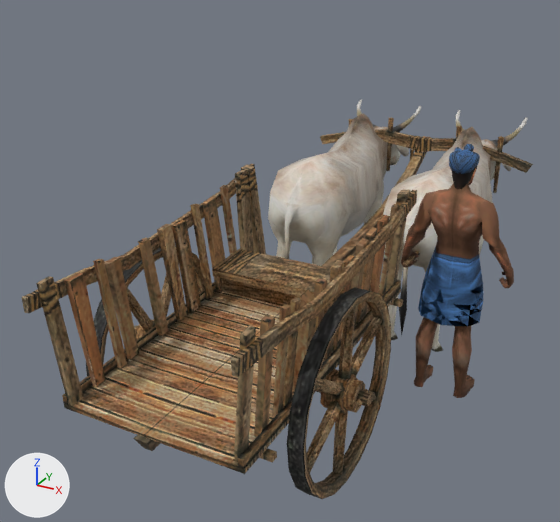
Before and after pictures for a commit that changed the glTF model assets/models/units/maur_trader.glb.
One viewpoint serves both versions: a 50 mm camera at (2.74, -6.03, 3.85) aimed at (-0.29, -0.51, 1.1). The axes (+X, +Y, +Z) are drawn at lower left. The lights are the same throughout. The first picture is the older version. Where no turn or scale is listed for an object, it has been applied to the vertices. Vertices at exactly the same position are counted once.

In view in the first picture: 'maur_trader_part0', 'maur_trader_part1', 'maur_trader_part2', 'maur_trader_part3', 'maur_trader_part4', 'maur_trader_part5', 'maur_trader_part6'.
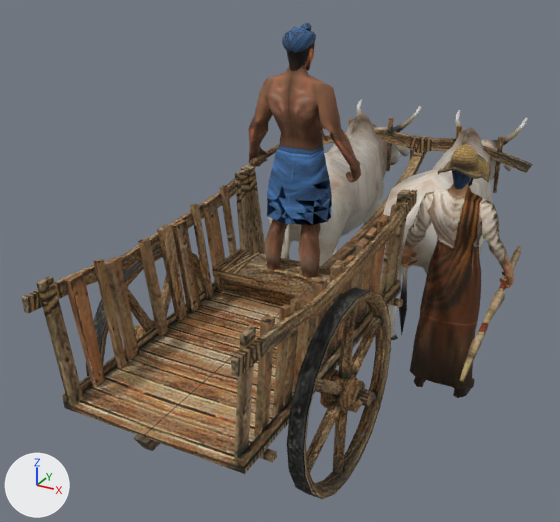
The newer file is also rescaled (x0.603) as a whole; pictures and numbers use the older file's frame.

Location of each change, (x1, y1, x2, y2) in pixels of the pictures (560 x 522 px):
'maur_trader_part3', moved
    before: (401, 183, 514, 398)
    after: (248, 65, 361, 278)
'maur_trader_part7', added (brown)
    after: (401, 183, 514, 398)
'maur_trader_part5', moved
    before: (449, 144, 480, 174)
    after: (282, 23, 316, 53)
'maur_trader_part9', added (brown)
    after: (438, 145, 490, 183)
'maur_trader_part10', added
    after: (460, 246, 522, 382)
'maur_trader_part4', moved
    before: (451, 166, 477, 189)
    after: (287, 41, 315, 71)
'maur_trader_part6', moved (mostly hidden)
    before: (403, 251, 420, 267)
    after: (250, 128, 327, 165)
'maur_trader_part8', added
    after: (452, 170, 474, 189)

The edits, one by one:
Picture 'tex8' (img_tex8) is new.
Picture 'tex7' (img_tex7) is new.
Picture 'tex6' (img_tex6) is new.
Picture 'tex5' (img_tex5) is new.
Material 'mat8' (mat_mat8) is new.
Its texture is img_tex8.
Its roughness is 0.9.
Material 'mat7' (mat_mat7) is new.
Its texture is img_tex7.
Its roughness is 0.9.
Material 'mat6' (mat_mat6) is new.
Its texture is img_tex6.
Its roughness is 0.9.
Material 'mat5' (mat_mat5) is new.
Its texture is img_tex5.
Its roughness is 0.9.
me_maur_trader_part3 is used by ob_maur_trader_part3; location (0.0, 0.294, 0.002).
me_maur_trader_part3 had 470 vertices, 908 faces and spanned x 0.64..1.62, y -0.56..-0.13, z 0.0..1.96.
me_maur_trader_part3 now has 470 vertices, 908 faces and spans x -0.48..0.5, y -1.26..-0.84, z 0.95..2.9.
me_maur_trader_part3 part 1: the whole mesh is moved by (-1.13, -0.7, 0.94).
me_maur_trader_part4 is used by ob_maur_trader_part4; location (0.0, 0.294, 0.002).
me_maur_trader_part4 had 90 vertices, 166 faces and spanned x 1.038..1.23, y -0.459..-0.188, z 1.856..2.171.
me_maur_trader_part4 now has 90 vertices, 166 faces and spans x -0.087..0.105, y -1.163..-0.892, z 2.801..3.116.
me_maur_trader_part4 part 2: the whole mesh is moved by (-1.125, -0.704, 0.945).
me_maur_trader_part5 is used by ob_maur_trader_part5; location (0.0, 0.294, 0.002).
me_maur_trader_part5 had 149 vertices, 230 faces and spanned x 1.015..1.254, y -0.482..-0.194, z 2.011..2.203.
me_maur_trader_part5 now has 149 vertices, 230 faces and spans x -0.11..0.129, y -1.186..-0.898, z 2.956..3.148.
me_maur_trader_part5 part 3: the whole mesh is moved by (-1.125, -0.704, 0.945).
me_maur_trader_part6 is used by ob_maur_trader_part6; location (0.0, 0.294, 0.002).
me_maur_trader_part6 had 88 vertices, 88 faces and spanned x 0.662..0.847, y -0.338..0.941, z 0.977..1.214.
me_maur_trader_part6 now has 88 vertices, 88 faces and spans x -0.463..-0.278, y -1.042..0.237, z 1.922..2.159.
me_maur_trader_part6 part 4: the whole mesh is moved by (-1.125, -0.704, 0.945).
Mesh me_maur_trader_part10 is new.
It has 32 vertices, 60 faces and spans x 1.5..1.66, y -1.77..0.42, z 0.98..1.16.
It uses material mat_mat8 (picture img_tex8).
Mesh me_maur_trader_part9 is new.
It has 161 vertices, 300 faces and spans x 0.925..1.343, y -0.613..-0.042, z 1.935..2.228.
It uses material mat_mat7 (picture img_tex7).
Mesh me_maur_trader_part8 is new.
It has 90 vertices, 166 faces and spans x 1.038..1.23, y -0.459..-0.188, z 1.851..2.171.
It uses material mat_mat6 (picture img_tex6).
Mesh me_maur_trader_part7 is new.
It has 413 vertices, 816 faces and spans x 0.64..1.62, y -0.54..-0.13, z 0.0..1.96.
It uses material mat_mat5 (picture img_tex5).
Object 'maur_trader_part10' (ob_maur_trader_part10) is new; it shows me_maur_trader_part10.
Its location is (0.0, 0.294, 0.002).
Object 'maur_trader_part9' (ob_maur_trader_part9) is new; it shows me_maur_trader_part9.
Its location is (0.0, 0.294, 0.002).
Object 'maur_trader_part8' (ob_maur_trader_part8) is new; it shows me_maur_trader_part8.
Its location is (0.0, 0.294, 0.002).
Object 'maur_trader_part7' (ob_maur_trader_part7) is new; it shows me_maur_trader_part7.
Its location is (0.0, 0.294, 0.002).
